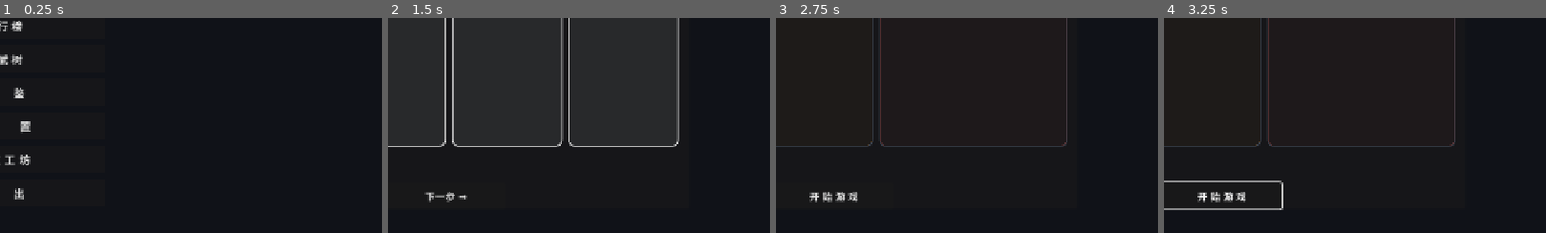
Above: before the commit, frames 1-4 (left to right).
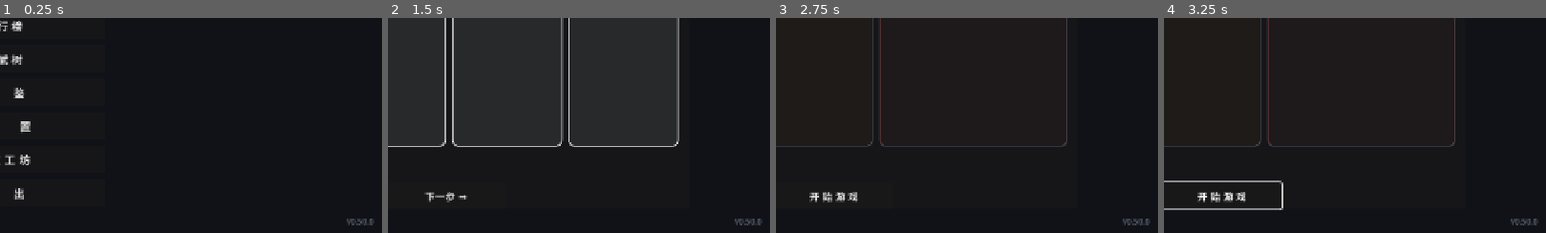
Above: after the commit, the same moments.

Repository: CONQUERORLL/TheGreatestProject
Game: Godot game, scene res://scenes/ui/main_menu.tscn
Two runs of this game, one before a commit and one after it. Both use one fixed random seed, a clock stepped at 60 frames per second and the inputs below.
Inputs (mouse positions are % of the whole screen's width and height, from its top left):
- Up to frame 1 (0.25 s): no input
- Up to frame 2 (1.5 s): click "开 始 游 戏" at 0.5 s; click (25, 33) at 1.27 s
- Up to frame 3 (2.75 s): click (20, 49) at 2.02 s
- Up to frame 4 (3.25 s): click (25, 49) at 2.75 s
The pictures show only the part of the screen within x 50-100%, y 49-99%; the shares and areas given below are measured in that part.

The runs differ from the first frame. In frame 1, 0.1% of the frame differs, in the area x 90-98%, y 93-97%; in frame 2, 0.1%; in frame 3, 0.1%; in frame 4, 0.1%.

Commit message:
feat: 语义化版本号 v0.50.0 + 菜单右下角显示 + 历史回溯折算
用户需求（2026-09-19）：
「弄个版本号0.0.0，数值调整更新，更新小版本，机制修改更新中版本，
  等我说正式发布时，更新大版本，看看到1.0.0版本，我们需要更新多久，
  之前的修改也统计到版本号中，加到菜单右下角」

规则（MAJOR.MINOR.PATCH）：
- PATCH 小版本 ← 数值调整（改伤害/血量/价格/概率/倍率，不动机制）
- MINOR 中版本 ← 机制修改（新系统/新玩法/UI结构/重构/数据模型）
- MAJOR 大版本 ← 仅当用户明确宣布「正式发布」时才涨（到 1.0.0）

改动：
1. config.gd 新增 VERSION_MAJOR/MINOR/PATCH 常量 + version_string()
   —— 版本号唯一真值，含完整规则注释与回溯说明
2. main_menu.gd 新增 _build_version_tag()：右下角常驻版本号角标
   ⚠️ 挂在菜单根节点而非 _home（_home 打开面板时会被隐藏，挂进去角标会一起消失）
   ⚠️ mouse_filter=IGNORE（右下角在手机上是手势区，不能吃触摸）
   ⚠️ 锚点贴右下 + UiMetrics.margin() 让开安全区
3. docs/版本号规则.md：规则 + 全部 72 个计版本提交的回溯折算表 + 口径说明

回溯统计（保守归并口径）：
- 100 个提交 → 72 个计版本号（中版本 50 次 / 小版本 22 次）
- 跳过 28 个：5 merge + 15 纯 docs + 6 纯 chore + 2 纯 .uid
- 归并规则：同一特性/同一轮的连续迭代合并为一次中版本
  （如地形#6 三连改只首次算机制）
- 终值 0.50.0

菜单角标已实测验证（探针）：
text=v0.50.0 · rect 贴右下内缩 · mouse_filter=2(IGNORE) · z_index=90
⚠️ 关键回归：隐藏首页后角标仍 visible=true（证明不随面板切换消失）
冒烟：SMOKE: PASS（EXIT=0）

Diff:
--- a/game/scripts/core/config.gd
+++ b/game/scripts/core/config.gd
@@ -5,6 +5,29 @@
 ## ============================================================
 
 const RULESET_ID := "brotato-lite-v1.0"
+
+## ============================================================
+## 版本号 —— **语义化版本 `MAJOR.MINOR.PATCH`**，规则由用户 2026-09-19 定下：
+##   · **PATCH（小版本）**  ← **数值调整**（改伤害/血量/价格/概率/倍率等，不动机制）
+##   · **MINOR（中版本）**  ← **机制修改**（新增/改变系统、新玩法、UI 结构、重构、数据模型）
+##   · **MAJOR（大版本）**  ← **仅当用户明确宣布「正式发布」时**才涨（涨到 1.0.0）
+##
+## ⚠️ 这是**唯一真值来源**：菜单右下角显示的版本号读这里（`main_menu._build_version_tag`）。
+##    别在 UI 里另写一份字符串 —— 两处会漂移。
+## ⚠️ 版本号**不随自动构建变化**，只由人工在提交代码时按上表规则修改。
+##    涨版本号与改代码**在同一次提交里**完成（见 `docs/版本号规则.md`）。
+##
+## 回溯说明：项目自 2026-09-04 起步（100 个提交），已按上述规则把历史改动
+## 全部折算进来，并采用「同一特性/同一轮的连续迭代合并为一次中版本」的**保守归并**口径。
+## 完整折算表见 `docs/版本号规则.md`。
+## ============================================================
+const VERSION_MAJOR := 0
+const VERSION_MINOR := 50
+const VERSION_PATCH := 0
+
+## 版本号显示串（唯一拼装点）。形如 `v0.50.0`。
+static func version_string() -> String:
+	return "v%d.%d.%d" % [VERSION_MAJOR, VERSION_MINOR, VERSION_PATCH]
 
 const WORLD := { "w": 1600.0, "h": 1600.0 }
 
--- a/game/scripts/ui/main_menu.gd
+++ b/game/scripts/ui/main_menu.gd
@@ -124,6 +124,7 @@
 	#      loop.paused = false
 	#      loop.set_radius(minf(vp.x, vp.y) * 0.30)
 	_build_home()
+	_build_version_tag()
 	_build_wizard()
 	_build_back_hint()
 	_build_leaderboard_panel()
@@ -317,6 +318,40 @@
 	specs.append(["创 意 工 坊", 220.0, func() -> void: get_tree().change_scene_to_file("res://scenes/ui/workshop.tscn")])
 	specs.append(["退　　出", 220.0, func() -> void: get_tree().quit()])
 	return specs
+
+# ---------------- 版本号角标 ----------------
+
+## 右下角版本号（用户 2026-09-19 需求）。
+## 版本号真值来自 `Config.version_string()` —— 这里**只负责显示**，不自己拼字符串。
+##
+## ⚠️ 三条约束（改这里前先读）：
+##  ① **必须挂在 self（主菜单根）上，不能进 `_home`**：`_home` 会在打开向导/图鉴/
+##     排行榜等面板时被 `visible = false`，挂进去会导致进面板时角标一起消失。
+##     挂根节点才是**常驻覆盖层**，各面板切换都不影响它。
+##  ② `mouse_filter = IGNORE`：右下角在手机上是手势区，绝不能被一个标签吃掉触摸。
+##  ③ 锚点贴右下角 + 用 `UiMetrics.margin()` 让开安全区（手机刘海/手势条）；
+##     `z_index` 抬高，确保压在任何面板暗底之上。
+func _build_version_tag() -> void:
+	var lbl := Label.new()
+	lbl.text = Config.version_string()
+	lbl.mouse_filter = Control.MOUSE_FILTER_IGNORE
+	lbl.add_theme_font_size_override("font_size", 12 if _mov else 13)
+	# 弱化处理：版本号是「需要时能找到」的信息，不该抢主菜单的视觉重心
+	lbl.add_theme_color_override("font_color", Color(0.55, 0.6, 0.68, 0.75))
+	lbl.horizontal_alignment = HORIZONTAL_ALIGNMENT_RIGHT
+	lbl.vertical_alignment = VERTICAL_ALIGNMENT_BOTTOM
+	lbl.anchor_left = 1.0
+	lbl.anchor_top = 1.0
+	lbl.anchor_right = 1.0
+	lbl.anchor_bottom = 1.0
+	var m := UiMetrics.margin()
+	var pad := 8.0 if _mov else 10.0
+	lbl.offset_left = -180.0
+	lbl.offset_right = -(m.x + pad)
+	lbl.offset_top = -40.0
+	lbl.offset_bottom = -(m.y + pad)
+	lbl.z_index = 90   # 压在面板暗底(dim)之上；< 100 不干扰弹窗内部层级
+	add_child(lbl)
 
 # ---------------- 开局向导 ----------------
 
Not shown, added: docs/版本号规则.md
